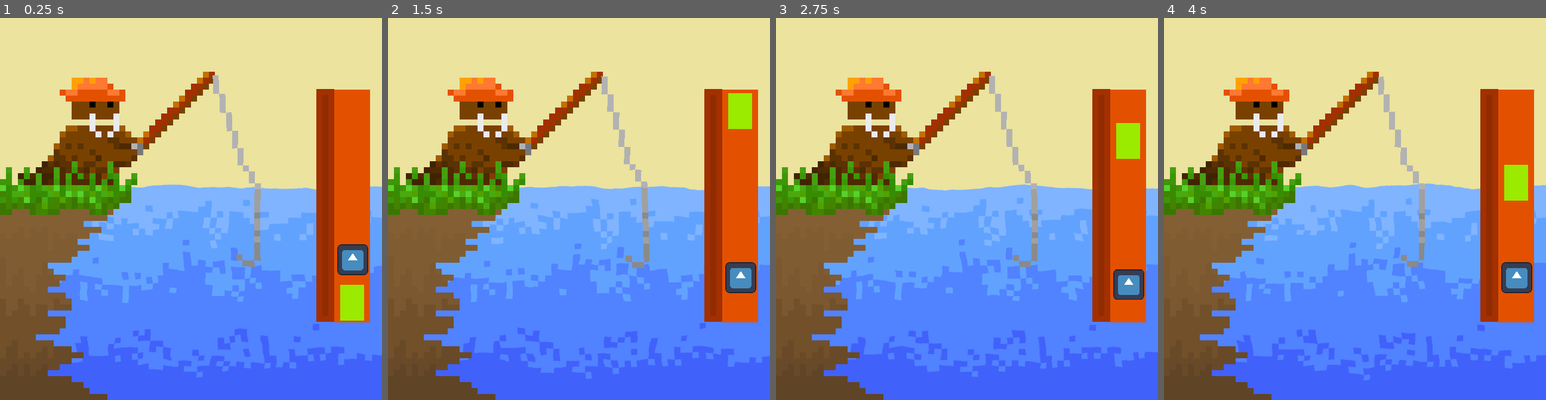
Above: before the commit, frames 1-4 (left to right).
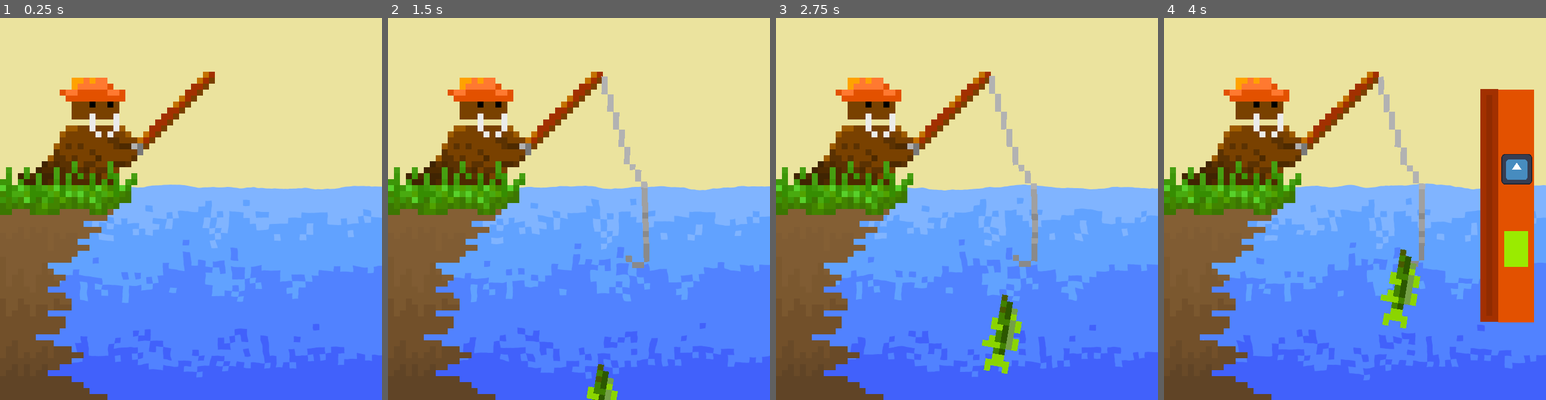
Above: after the commit, the same moments.

Repository: Braden-Kapp/JustFishin
Game: Godot game, scene res://Scenes/node_2d.tscn
The game is run twice, just before and just after one commit, with the same random seed, the same clock (stepped at 60 frames per second) and the same inputs. The project has no main scene, so this scene is started directly. The engine's default icon, where the game draws it, is replaced by a stand-in: a white triangle on a blue panel in a dark square.
Inputs:
- Up to frame 1 (0.25 s): no input
- Up to frame 2 (1.5 s): hold Space (fishButtons) 0.53-1.28 s; tap Space (fishButtons) at 1.35 s
- Up to frame 3 (2.75 s): hold Space (fishButtons) from 2.03 s (still down)
- Up to frame 4 (4 s): release Space (fishButtons) at 2.78 s; tap Space (fishButtons) at 2.85 s; hold Space (fishButtons) from 3.53 s (still down)

The runs differ from the first frame. In frame 1, 9.4% of the frame differs, in the area x 55-97%, y 15-80%; in frame 2, 9.0%; in frame 3, 9.6%, in the area x 53-97%, y 18-94%; in frame 4, 3.1%.
Error before the commit: Invalid assignment of property or key 'visible' with value of type 'bool' on a base object of type 'null instance'. (res://Scripts/LOADER.gd:37)

Commit message:
Edits to the LOADER to have animations play on cast and catch

Diff:
--- a/Scripts/LOADER.gd
+++ b/Scripts/LOADER.gd
@@ -4,19 +4,26 @@
 @onready var fish = $Fish
 @onready var tracker = $CompletionTracker
 @onready var player = $Player
+@onready var FishAnimator = $FishAnimationPlayer
 
 #Sprites To Have a toggle all visibilty function here
-#Better Here than having to deal with all scripts
+#Better Here than having to deal with all scripts individual
+#------------------------------------------------------------
+#Would've been better if I made it just assign things
+#I wanted hidden in inspector but I was sleepy and it's done
 @onready var playerSprite = $Player/PlayerSprite
 @onready var fishSprite = $Fish/FishSprite
 @onready var barSprite = $Art/FishingBar
-@onready var CompletionSprite = $CompletionTracker/Sprite2D
+@onready var lineSprite = $Art/FishingLine
+@onready var CompletionBar = $CompletionTracker/ProgressBar
 
 func _ready():
 	if player.has_signal("cast"):
 		player.cast.connect(on_cast)
 	if tracker.has_signal("catch"):
 		tracker.catch.connect(on_catch)
+
+	hide_fishing()
 	#fish.start_Fishing(manager.fish_library[0])
 	#tracker.start_tracking()
 
@@ -28,22 +35,33 @@
 	playerSprite.visible = false
 	fishSprite.visible = false
 	barSprite.visible = false
-	CompletionSprite.visible = false
+	lineSprite.visible = false
+	CompletionBar.visible = false
 
 func show_fishing():
 	playerSprite.visible = true
 	fishSprite.visible = true
 	barSprite.visible = true
-	CompletionSprite.visible = true
+	CompletionBar.visible = true
+
+func show_casting():
+	lineSprite.visible = true
 
 func on_cast():
+	show_casting()
+	# Play fish animation and wait for finish
+	FishAnimator.play("FishBiteLower")
+	await FishAnimator.animation_finished
+	#Start Gameplay
 	show_fishing()
 	player.fishing = true
-	fish.start_Fishing(manager.fish_library[1])
+	fish.start_Fishing(manager.fish_library[0])
 	tracker.start_tracking()
 
 func on_catch():
 	hide_fishing()
 	fish.stop_Fishing()
-	#await fish being thrown animation
+	# Play catch animation and wait for finish
+	FishAnimator.play("FishCaught")
+	await FishAnimator.animation_finished
 	player.fishing = false
